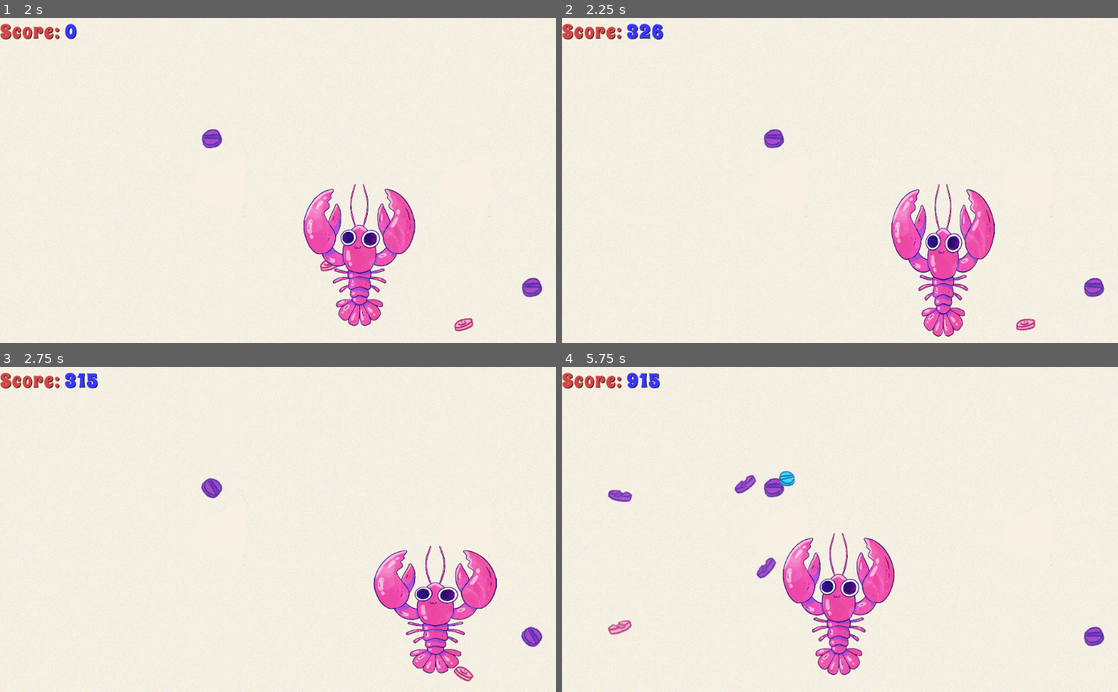
Above: before the commit, frames 1-4 (two rows, left to right).
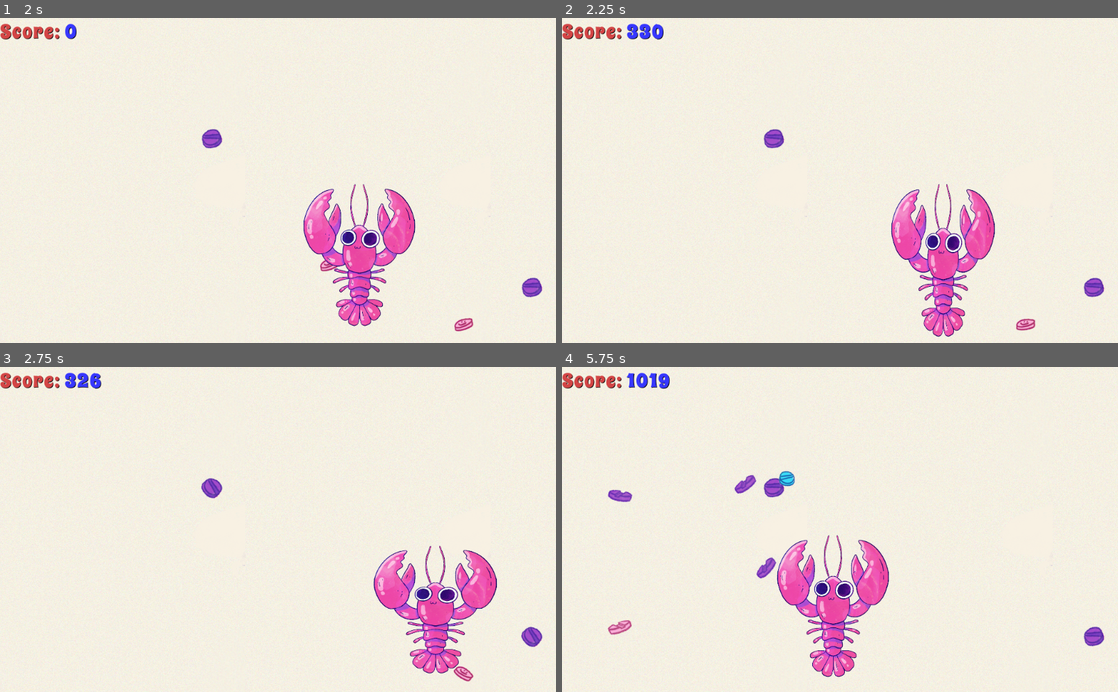
Above: after the commit, the same moments.

Repository: XTCLobster/lobsterpower-godot
Game: Godot game, scene res://Screen.tscn
The game is run twice, just before and just after one commit, with the same random seed, the same clock (stepped at 60 frames per second) and the same inputs.
Inputs:
- Up to frame 1 (2 s): tap Enter at 0.5 s; hold Right (ui_right) 0.53-1.28 s; hold Down (ui_down) from 1.28 s (still down)
- Up to frame 2 (2.25 s): release Down (ui_down) at 2.03 s; hold Right (ui_right) from 2.03 s (still down)
- Up to frame 3 (2.75 s): keep holding Right (ui_right)
- Up to frame 4 (5.75 s): release Right (ui_right) at 2.78 s; hold Up (ui_up) 2.78-3.53 s; hold Left (ui_left) 3.53-5.03 s; hold Down (ui_down) from 5.03 s (still down)

Frame 1 is identical in both runs. In frame 2, less than 0.1% of the frame differs, in the area x 13-19%, y 1-7%; in frame 3, 0.1%; in frame 4, 4.0%, in the area x 11-60%, y 1-96%.

Commit message:
adjust score decay to average score of ~388 (formerly 666)

Diff:
--- a/Screen.gd
+++ b/Screen.gd
@@ -53,8 +53,8 @@
         _: return Pill1.instance()
 
 func _on_StarvationTimer_timeout() -> void:
-    # Decrease by (0.1% ... 2%)
-    increment_score(-$Stats.get_score() * rand_range(0.001, 0.02))
+    # Decrease by (0.01% ... 1%)
+    increment_score(-$Stats.get_score() * rand_range(0.0001, 0.01))
 
 func increment_score(value: int) -> void:
     $Stats.increment_score(value)
